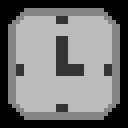
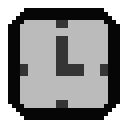
Revision of a layered 128 × 128 image; what changed, layer by layer:
painted on "bg" over 8, 8, 120, 120
hid "Background" over 0, 0, 128, 128
